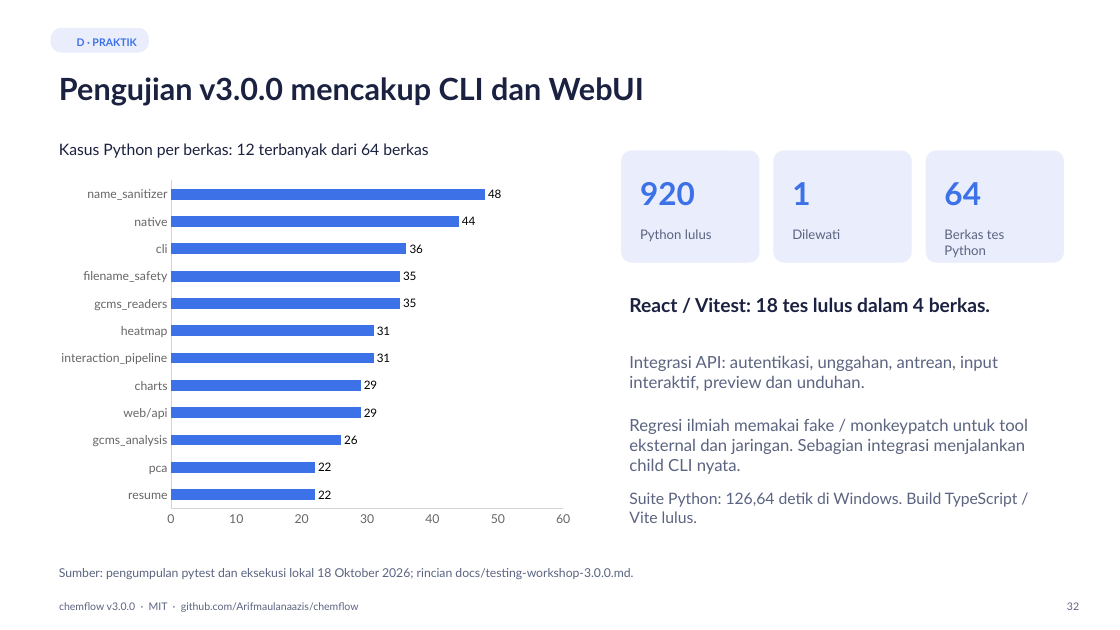
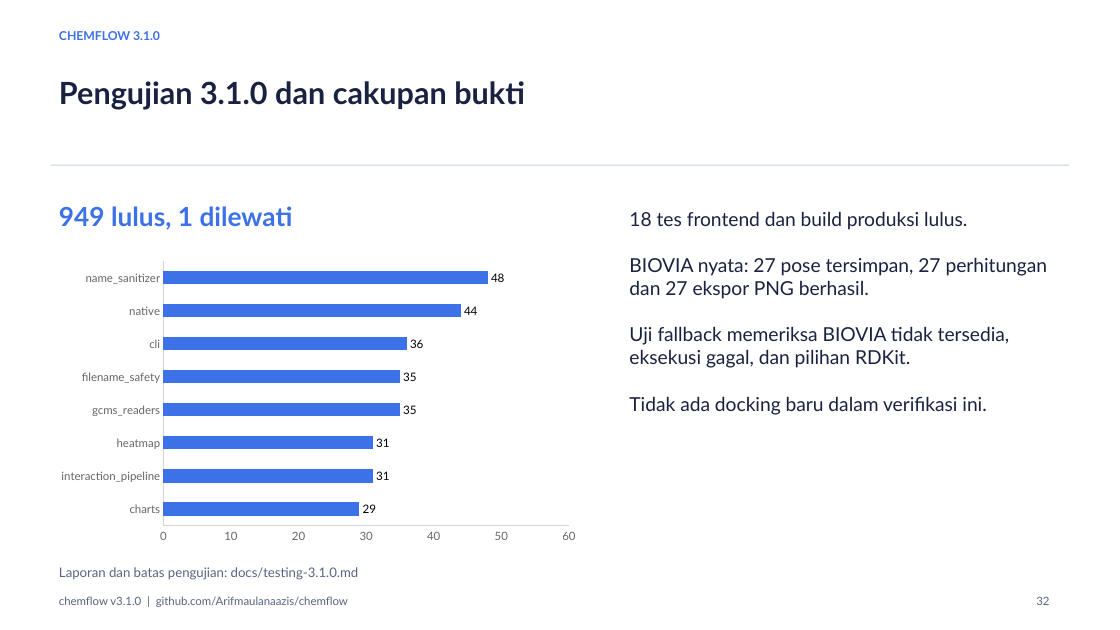
Before and after one commit to Arifmaulanaazis/chemflow, a slide deck: slide 32 of chemflow.pptx. Drawn at 1120x630 pixels with LibreOffice and Linux fonts; fonts in the diff are those of the drawing. Boxes give left, top, right and bottom in pixels: in the first picture for what was removed or moved away, otherwise in the second. Text is boxed around its words. In the diff, an @@ line names an element or a change of style, - is before the commit and + after.

Commit message:
chore: rapikan repo, dokumentasi, dan validasi RMSD 3.1.0
- Lepas dari pelacakan: data/skrip/gambar penyusun preprint (hanya PDF jadi
  yang dilacak), tmp/, output/, dan cache .chart-data-*.
- Embed 3D ligan mencoba enforceChirality=False sebelum fallback lain.
- Tambah backend RMSD (RDKit/BIOVIA) dengan fallback otomatis.
- Ringkas README dan docs; hapus catatan rilis/pengujian per versi dan
  gantikan dengan CHANGELOG.md.

```diff
--- a/chemflow.pptx
+++ b/chemflow.pptx
@@ rounded rectangle removed at box(50, 28, 149, 52) @@
@@ text added at box(59, 31, 160, 40), 10.5 pt, text #3C71E8, bold @@
+CHEMFLOW 3.1.0
@@ text removed at box(77, 38, 136, 46) @@
-D · PRAKTIK
@@ text at box(59, 81, 525, 110): text changed @@
-Pengujian v3.0.0 mencakup CLI dan WebUI
+Pengujian 3.1.0 dan cakupan bukti
@@ rectangle added at box(50, 165, 1069, 166), fill #DCE4EB @@
@@ rounded rectangle removed at box(622, 150, 760, 262) @@
@@ rounded rectangle removed at box(774, 150, 912, 262) @@
@@ rounded rectangle removed at box(926, 150, 1065, 262) @@
@@ text at box(59, 206, 293, 230): text changed; size 13.5 to 22.5 pt; text colour #1B2140 to #3C71E8; bold on @@
-Kasus Python per berkas: 12 terbanyak dari 64 berkas
+949 lulus, 1 dilewati
@@ text removed at box(640, 182, 695, 205) @@
-920
@@ text removed at box(792, 182, 810, 205) @@
-1
@@ text removed at box(944, 182, 981, 205) @@
-64
@@ text added at box(629, 211, 1010, 415), 16.5 pt, text #1B2140 @@
+18 tes frontend dan build produksi lulus.
+BIOVIA nyata: 27 pose tersimpan, 27 perhitungan dan 27 ekspor PNG berhasil.
+Uji fallback memeriksa BIOVIA tidak tersedia, eksekusi gagal, dan pilihan RDKit.
+Tidak ada docking baru dalam verifikasi ini.
@@ text removed at box(640, 229, 712, 241) @@
-Python lulus
@@ text removed at box(792, 229, 840, 239) @@
-Dilewati
@@ text removed at box(944, 229, 1004, 257) @@
-Berkas tes Python
@@ bar chart at box(50, 255, 586, 549) @@
-categories: resume, pca, gcms_analysis, web/api, charts, interaction_pipeline, heatmap, gcms_readers, filename_safety, cli, native, name_sanitizer
+categories: charts, interaction_pipeline, heatmap, gcms_readers, filename_safety, cli, native, name_sanitizer
-Series 1: 22, 22, 26, 29, 29, 31, 31, 35, 35, 36, 44, 48
+Series 1: 29, 31, 31, 35, 35, 36, 44, 48
@@ category axis changed @@
@@ value axis changed @@
@@ bar chart: place and size @@
-bar chart at box(50, 173, 581, 534)
+bar chart at box(50, 255, 586, 549)
@@ text removed at box(629, 297, 990, 312) @@
-React / Vitest: 18 tes lulus dalam 4 berkas.
@@ text removed at box(629, 355, 998, 391) @@
-Integrasi API: autentikasi, unggahan, antrean, input interaktif, preview dan unduhan.
@@ text removed at box(629, 418, 1028, 474) @@
-Regresi ilmiah memakai fake / monkeypatch untuk tool eksternal dan jaringan. Sebagian integrasi menjalankan child CLI nyata.
@@ text removed at box(629, 492, 1018, 523) @@
-Suite Python: 126,64 detik di Windows. Build TypeScript / Vite lulus.
@@ text at box(59, 567, 359, 580): text changed; size 10.5 to 11.2 pt @@
-Sumber: pengumpulan pytest dan eksekusi lokal 18 Oktober 2026; rincian docs/testing-workshop-3.0.0.md.
+Laporan dan batas pengujian: docs/testing-3.1.0.md
@@ text at box(59, 596, 348, 607): text changed; size 9 to 9.8 pt @@
-chemflow v3.0.0 · MIT · github.com/Arifmaulanaazis/chemflow
+chemflow v3.1.0 | github.com/Arifmaulanaazis/chemflow
@@ text "32": place and size @@
-text "32" at box(1067, 602, 1079, 610)
+text "32" at box(1036, 596, 1049, 605)
@@ text "32" at box(1036, 596, 1049, 605): size 9 to 9.8 pt @@
```
Also in this commit, not shown: 52 other slides changed, 5 slides added, 3 slides removed, 50 other files.
